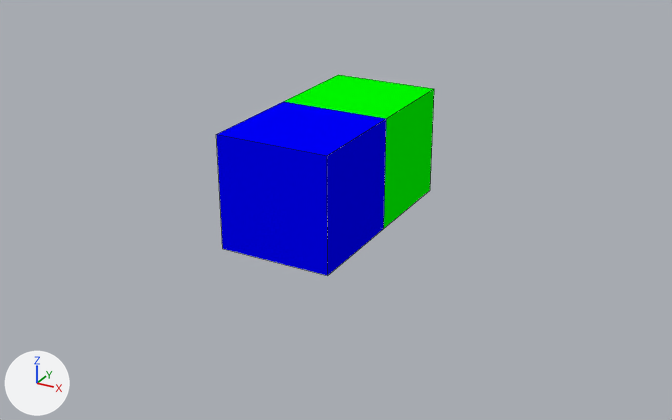
The Blender file graph.blend: old version first, new version second.
The view is the same before and after, from a camera (50 mm lens) standing at (7.4, -12.3, 5.8) and looking at (0.2, 0.7, -0.7). Every picture has the same lights, and +X, +Y and +Z are marked at lower left. Mesh edges are drawn as thin lines.

The scene before the commit, as lines of its bpy script (objects in view):
```python
me_cube_001 = bpy.data.meshes.new('Cube.001')
me_cube_001.from_pydata(...)  # a box spanning x -1.0..1.0, y -1.0..1.0, z -1.0..1.0
me_cube_001.materials.append(mat_blue)  # blue #0000ff
me_cube_002 = bpy.data.meshes.new('Cube.002')
me_cube_002.from_pydata(...)  # a box spanning x -1.0..1.0, y -1.0..1.0, z -1.0..1.0
me_cube_002.materials.append(mat_green)  # green #00ff00
ob_cube_001 = bpy.data.objects.new('Cube.001', me_cube_001)
ob_cube_001.location = (0.0, 0.0, 0.0)
ob_cube_002 = bpy.data.objects.new('Cube.002', me_cube_002)
ob_cube_002.location = (0.0, 2.0, 0.0)
```
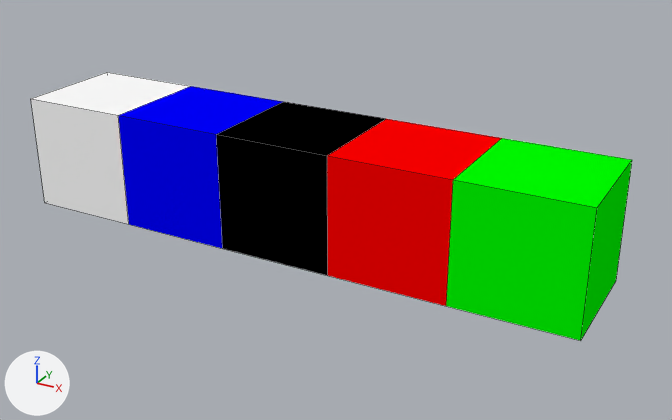
Boxes [x1, y1, x2, y2] around the edits, measured in the pictures (672 x 420 px):
'Cube.001', moved: before [216, 102, 386, 276]; after [118, 86, 283, 249]
'Cube.005', added (green): after [446, 138, 632, 341]
'Cube.004', added (red): after [327, 119, 501, 306]
'Cube.002', recoloured, moved: before [283, 75, 434, 228]; after [31, 72, 190, 224]
'Cube.003', added (black): after [216, 102, 385, 276]

The change, as a list of edits to the scene's bpy script:
```text
Add mat_white:
    mat_white = diffuse_material('White')
    mat_white.base_color = (1.0, 1.0, 1.0)  # white #ffffff
Add mat_red:
    mat_red = diffuse_material('Red')
    mat_red.base_color = (1.0, 0.0, 0.0)  # red #ff0000
Add mat_black:
    mat_black = diffuse_material('Black')
    mat_black.base_color = (0.0, 0.0, 0.0)  # black #000000
Change me_cube_002:
    where me_cube_002.from_pydata(...)  # 8 vertices, 6 faces; spans x -1.0..1.0, y -1.0..1.0, z -1.0..1.0
    remove me_cube_002.materials.append(mat_green)  # green #00ff00
    add me_cube_002.materials.append(mat_white)  # white #ffffff
Add me_cube_005:
    me_cube_005.from_pydata(...)  # a box spanning x -1.0..1.0, y -1.0..1.0, z -1.0..1.0
    me_cube_005.materials.append(mat_green)  # green #00ff00
Add me_cube_004:
    me_cube_004.from_pydata(...)  # a box spanning x -1.0..1.0, y -1.0..1.0, z -1.0..1.0
    me_cube_004.materials.append(mat_red)  # red #ff0000
Add me_cube_003:
    me_cube_003.from_pydata(...)  # a box spanning x -1.0..1.0, y -1.0..1.0, z -1.0..1.0
    me_cube_003.materials.append(mat_black)  # black #000000
Change ob_cube_001:
    ob_cube_001.location: (0.0, 0.0, 0.0) -> (-2.0, 0.0, 0.0)
Change ob_cube_002:
    ob_cube_002.location: (0.0, 2.0, 0.0) -> (-4.0, 0.0, 0.0)
Add ob_cube_005:
    ob_cube_005 = bpy.data.objects.new('Cube.005', me_cube_005)
    ob_cube_005.location = (4.0, 0.0, 0.0)
Add ob_cube_004:
    ob_cube_004 = bpy.data.objects.new('Cube.004', me_cube_004)
    ob_cube_004.location = (2.0, 0.0, 0.0)
Add ob_cube_003:
    ob_cube_003 = bpy.data.objects.new('Cube.003', me_cube_003)
    ob_cube_003.location = (0.0, 0.0, 0.0)
```
